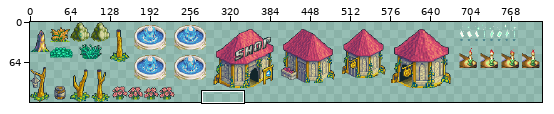
Sprite sheet: Final_Fantasy_Mystery_World/Game/maps/static_objects_tileset.png. The picture above shows the old version from afar; the outline marks the close-up.
Close-up. The starting point:
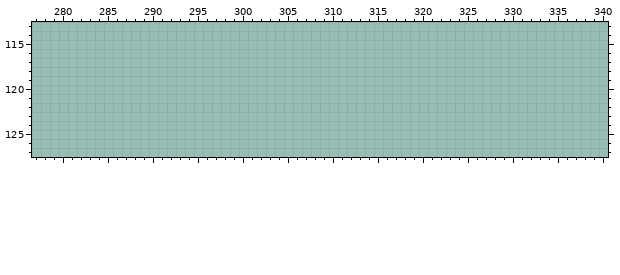
The file is 926x128 pixels. Pixels under 10% opacity are left out. Colours within 5 levels of each other are drawn and written as one. Shown: x 277..340, y 113..127. The old version is drawn lined up with the new one. The wide view leaves out empty margins.
After the commit:
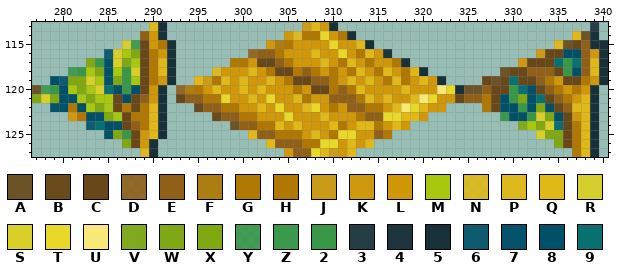
Palette (. is transparent): A #684818e5  B #684818f9  C #684818  D #906018e5  E #906018  F #b07800e5  G #b07800f9  H #b07800  J #d09808e5  K #d09808f5  L #d09808  M #a8c810  N #e0b818e5  P #e0b818f5  Q #e0b818  R #d8d028f5  S #d8d028  T #e8d828  U #f8e878  V #80a810e5  W #80a810f5  X #80a810  Y #389848e5  Z #389848f9  2 #389848  3 #183038e5  4 #183038f5  5 #183038  6 #005068e5  7 #005068f9  8 #005068  9 #087070
Edits made:
drawings rearranged on the sheet (the old picture shows each at its new place)
Changed rows in their new state; - is an unchanged pixel.
first column x 277:
113 -------------Q5---------------JQL5----------------------------3-
114 ------------EL5-------------LNHHTLH5------------------------QA5-
115 ----------RYCLH5----------KFHLLLLTLLQ5--------------------PACE55
116 --------6SMXCHL5--------DEEHLLLQLLTLHQL4----------------JCC88EL5
117 ------W28SXMCHQ5------GHLCCEHLLLQLHQLHLLH5------------KCCC929EQ5
118 ----Y2MX8M2SCHQ5----NLLLQLHCCHEHLHLHQLHQLHQ5--------ACCEEEC28EQ5
119 --86XXSM8X2MCHL5--QJHQLQLLQLHCCEEHLQLQLHQHLQL5----CAC9CCEHLCCHL5
120 AY28MXMS9828CL5-DFHLQLLQLQLLLHLCCHEHQLLLLQLLLUT5AAECC298CEHLHL5-
121 XSX88MXMMC8CEL5-CEEHHTLLQLTLLQHLLEEEHQLQLLQUTLLCEEHC82X89CEHLQ5-
122 --78H8MXMCHCHQ5---BEEHHLLQLTLLQTLHLEEHHLQUTQLL----GC8828X8CEQQ5-
123 ----KH88XMCHHQ5-----BEEHHLLLTLLLQLLLHEETTQQL--------Z882SX8CLQ5-
124 ------6988CEHQ5-------AEEHHQLQLLLQHLQQHLQL------------VMXS9CHQ5-
125 --------8X2CLQ5---------QEEHHHLQLHTTLLEH----------------SXXCHQ5-
126 ----------XCL5------------QEEEHHTTLQLQ--------------------XCHQ5-
127 ------------P5--------------KEETQJLQ------------------------GQ5-
Pixel boxes of the changes (left, top, right, bottom) in both close-ups:
added: (32, 22, 608, 157)
